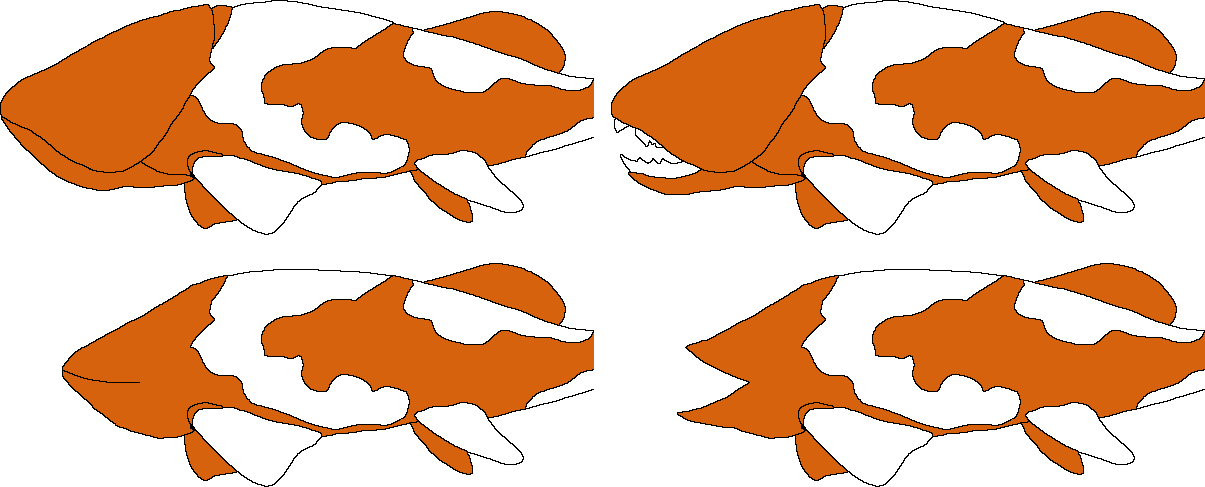
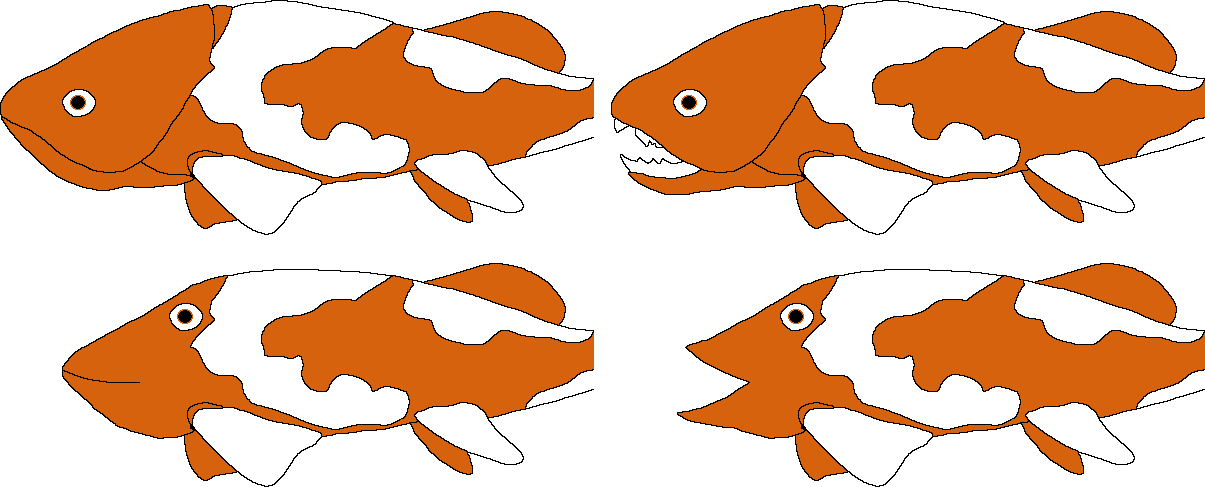
Comparing the layer stacks of the two w=1205, h=487 images. Changes:
renamed "normal_mouth_closed" to "Ebene 1 Kopie 2", painted on it over (169, 303, 203, 331)
renamed "normal_mouth_open" to "Ebene 1 Kopie", painted on it over (780, 303, 814, 331)
renamed "strong_mouth_open" to "Ebene 1 Kopie 3", moved it above "Ebene 1", painted on it over (673, 89, 707, 117)
renamed "strong_mouth_closed" to "Ebene 1", moved it below "Ebene 1 Kopie 3", painted on it over (62, 89, 96, 117)
